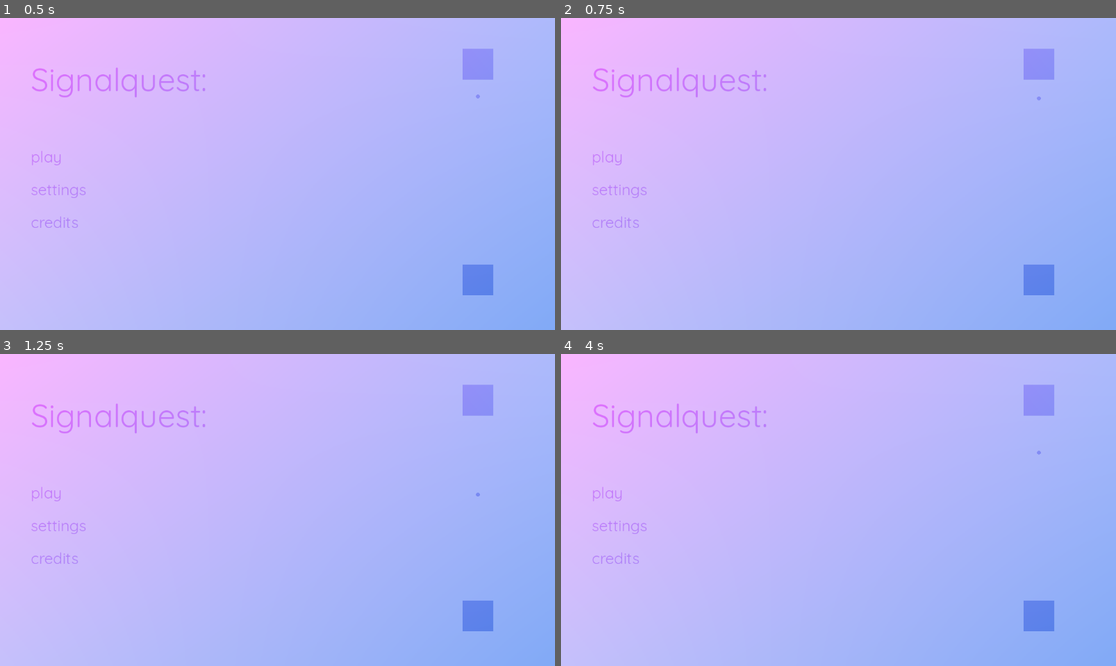
Above: before the commit, frames 1-4 (two rows, left to right).
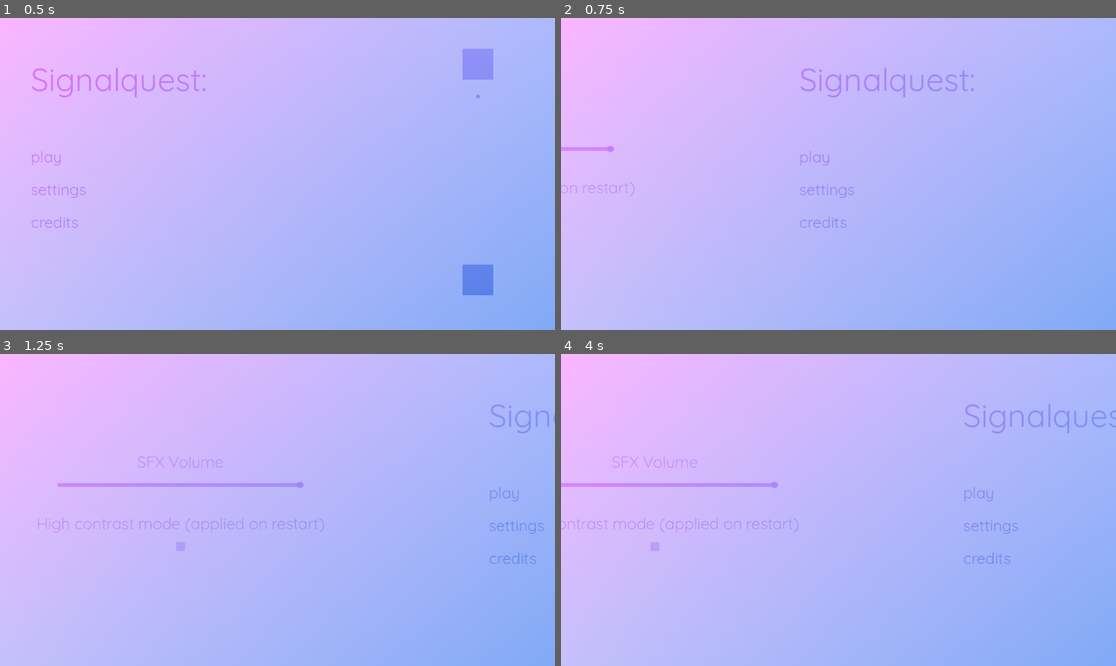
Above: after the commit, the same moments.

Repository: Username4D/signal_quest
Game: Godot game, scene res://scenes/main_menu.tscn
The game is run twice, just before and just after one commit, with the same random seed, the same clock (stepped at 60 frames per second) and the same inputs.
Inputs (mouse positions are in pixels of both pictures, inside the frame that each line leads up to):
- Up to frame 1 (0.5 s): no input
- Up to frame 2 (0.75 s): click "settings" at 0.5 s
- Up to frame 3 (1.25 s): no input
- Up to frame 4 (4 s): click (588, 385) at 1.25 s, where only the run after the commit has a clickable "back"; click "play" at 2 s; click "back" at 2.75 s; click "settings" at 3.5 s

Frame 1 is identical in both runs. In frame 2, 2.8% of the frame differs, in the area x 0-89%, y 9-89%; in frame 3, 3.1%; in frame 4, 3.2%, in the area x 0-100%, y 9-89%.

Commit message:
added settings menu, integrated settings menu with save_manager, added code to apply settings

Diff:
--- a/project.godot
+++ b/project.godot
@@ -68,33 +68,33 @@
 
 topleft={
 "type": "vec4",
-"value": Vector4(0.5, 0.5, 0, 1)
+"value": Vector4(1, 1, 1, 1)
 }
 topright={
 "type": "vec4",
-"value": Vector4(0.5, 0, 0.5, 1)
+"value": Vector4(1, 1, 1, 1)
 }
 bottomleft={
 "type": "vec4",
-"value": Vector4(1, 0, 0, 1)
+"value": Vector4(1, 1, 1, 1)
 }
 bottomright={
 "type": "vec4",
-"value": Vector4(0, 0, 1, 1)
+"value": Vector4(1, 1, 1, 1)
 }
 topleftbg={
 "type": "vec4",
-"value": Vector4(0, 0.5, 0.5, 1)
+"value": Vector4(0, 0, 0, 1)
 }
 toprightbg={
 "type": "vec4",
-"value": Vector4(0.5, 0.5, 0, 1)
+"value": Vector4(0, 0, 0, 1)
 }
 bottomleftbg={
 "type": "vec4",
-"value": Vector4(0, 1, 0, 1)
+"value": Vector4(0, 0, 0, 1)
 }
 bottomrightbg={
 "type": "vec4",
-"value": Vector4(0, 1, 0, 1)
+"value": Vector4(0, 0, 0, 1)
 }
--- a/scenes/main_menu.tscn
+++ b/scenes/main_menu.tscn
@@ -1,10 +1,11 @@
-[gd_scene load_steps=20 format=3 uid="uid://dfrtywmnvxhtp"]
+[gd_scene load_steps=21 format=3 uid="uid://dfrtywmnvxhtp"]
 
 [ext_resource type="Script" uid="uid://c4dp8el6n5xsq" path="res://scripts/main_menu.gd" id="1_l6cm7"]
 [ext_resource type="Shader" uid="uid://b1qnwyojwnbjx" path="res://resources/gradient.gdshader" id="2_ekxnf"]
 [ext_resource type="FontFile" uid="uid://14dupcwgowyv" path="res://assets/Quicksand-VariableFont_wght.ttf" id="3_bqqt6"]
 [ext_resource type="PackedScene" uid="uid://dxmotkl4kj0te" path="res://scenes/signal.tscn" id="4_8ln24"]
 [ext_resource type="PackedScene" uid="uid://3gg7kmtytfne" path="res://scenes/wall.tscn" id="5_rtw2f"]
+[ext_resource type="PackedScene" uid="uid://jli7j4sh0fla" path="res://scenes/settings_menu.tscn" id="6_rtw2f"]
 
 [sub_resource type="ShaderMaterial" id="ShaderMaterial_bqqt6"]
 shader = ExtResource("2_ekxnf")
@@ -152,6 +153,23 @@
 text = "back"
 alignment = 0
 
+[node name="credits_back2" type="Button" parent="."]
+material = SubResource("ShaderMaterial_wu84c")
+custom_minimum_size = Vector2(0, 64)
+offset_left = -1120.0
+offset_top = 32.0
+offset_right = -672.0
+offset_bottom = 96.0
+theme_override_fonts/font = SubResource("FontVariation_8ln24")
+theme_override_font_sizes/font_size = 32
+theme_override_styles/normal = SubResource("StyleBoxEmpty_bqqt6")
+theme_override_styles/pressed = SubResource("StyleBoxFlat_wu84c")
+theme_override_styles/hover = SubResource("StyleBoxEmpty_8ln24")
+theme_override_styles/disabled = SubResource("StyleBoxEmpty_rtw2f")
+theme_override_styles/focus = SubResource("StyleBoxEmpty_oa1go")
+text = "back"
+alignment = 0
+
 [node name="ScrollContainer" type="ScrollContainer" parent="."]
 offset_left = 1184.0
 offset_top = 96.0
@@ -211,6 +229,11 @@
 position = Vector2(992, 288)
 rotation_virtual = -90
 
+[node name="settings_menu" parent="." instance=ExtResource("6_rtw2f")]
+position = Vector2(-1152, 0)
+
 [connection signal="pressed" from="buttons/play" to="." method="_on_play_pressed"]
+[connection signal="pressed" from="buttons/settings" to="." method="_on_settings_pressed"]
 [connection signal="pressed" from="buttons/credits" to="." method="_on_credits_pressed"]
 [connection signal="pressed" from="credits_back" to="." method="_on_credits_back_pressed"]
+[connection signal="pressed" from="credits_back2" to="." method="_on_credits_back_2_pressed"]
--- /dev/null
+++ b/scenes/settings_menu.tscn
@@ -0,0 +1,63 @@
+[gd_scene load_steps=7 format=3 uid="uid://jli7j4sh0fla"]
+
+[ext_resource type="FontFile" uid="uid://14dupcwgowyv" path="res://assets/Quicksand-VariableFont_wght.ttf" id="1_05p07"]
+[ext_resource type="Shader" uid="uid://b1qnwyojwnbjx" path="res://resources/gradient.gdshader" id="1_cr101"]
+[ext_resource type="Script" uid="uid://b6rj8euose4xf" path="res://scripts/settings_menu.gd" id="1_wswnh"]
+
+[sub_resource type="ShaderMaterial" id="ShaderMaterial_wswnh"]
+shader = ExtResource("1_cr101")
+shader_parameter/background = false
+
+[sub_resource type="LabelSettings" id="LabelSettings_cr101"]
+font = ExtResource("1_05p07")
+font_size = 33
+
+[sub_resource type="StyleBoxEmpty" id="StyleBoxEmpty_05p07"]
+
+[node name="settings_menu" type="Node2D"]
+script = ExtResource("1_wswnh")
+
+[node name="label_volume" type="Label" parent="."]
+material = SubResource("ShaderMaterial_wswnh")
+offset_top = 192.0
+offset_right = 1152.0
+offset_bottom = 256.0
+text = "SFX Volume"
+label_settings = SubResource("LabelSettings_cr101")
+horizontal_alignment = 1
+vertical_alignment = 1
+
+[node name="label_hcm" type="Label" parent="."]
+material = SubResource("ShaderMaterial_wswnh")
+offset_top = 320.0
+offset_right = 1152.0
+offset_bottom = 384.0
+text = "High contrast mode (applied on restart)"
+label_settings = SubResource("LabelSettings_cr101")
+horizontal_alignment = 1
+vertical_alignment = 1
+
+[node name="volume" type="HSlider" parent="."]
+modulate = Color(11.637973, 18.892157, 18.892157, 1)
+material = SubResource("ShaderMaterial_wswnh")
+offset_left = 320.0
+offset_top = 256.0
+offset_right = 832.0
+offset_bottom = 288.0
+max_value = 1.0
+step = 0.1
+
+[node name="CheckBox" type="CheckBox" parent="."]
+self_modulate = Color(18.892157, 18.892157, 18.892157, 1)
+material = SubResource("ShaderMaterial_wswnh")
+offset_left = 560.0
+offset_top = 384.0
+offset_right = 584.0
+offset_bottom = 408.0
+scale = Vector2(1.333, 1.333)
+theme_override_styles/focus = SubResource("StyleBoxEmpty_05p07")
+icon_alignment = 1
+
+[connection signal="drag_ended" from="volume" to="." method="update"]
+[connection signal="value_changed" from="volume" to="." method="_on_volume_value_changed"]
+[connection signal="button_up" from="CheckBox" to="." method="update"]
--- a/scripts/audio_handler.gd
+++ b/scripts/audio_handler.gd
@@ -5,6 +5,7 @@
 func request(audio: String, host: Node):
 	var stream = AudioStreamPlayer.new()
 	stream.stream = AudioStreamWAV.load_from_file(sounds[audio])
+	stream.volume_linear = save_manager.sfx_volume
 	if audio == "start":
 		stream.volume_db -= 16
 	host.add_child.call_deferred(stream)
--- a/scripts/level.gd
+++ b/scripts/level.gd
@@ -21,10 +21,11 @@
 func _ready() -> void:
 	gameplay_handler.inventory = inventory
 	var ident = ["topleft", "topright", "bottomleft", "bottomright"]
-	for i in range(0,4):
-		RenderingServer.global_shader_parameter_set(ident[i], colors[i])
-	for i in range(0,4):
-		RenderingServer.global_shader_parameter_set(ident[i] + "bg", colorsbg[i])
+	if not save_manager.high_contrast_mode:
+		for i in range(0,4):
+			RenderingServer.global_shader_parameter_set(ident[i], colors[i])
+		for i in range(0,4):
+			RenderingServer.global_shader_parameter_set(ident[i] + "bg", colorsbg[i])
 	build.emit()
 	for i in $conversions.get_children():
 		i.queue_free()
--- a/scripts/main_menu.gd
+++ b/scripts/main_menu.gd
@@ -10,10 +10,11 @@
 	var scheme = colors_schemes[scheme_id]
 	var schemebg = colors_schemes_bg[scheme_id]
 	var ident = ["topleft", "topright", "bottomleft", "bottomright"]
-	for i in range(0,4):
-		RenderingServer.global_shader_parameter_set(ident[i], scheme[i])
-	for i in range(0,4):
-		RenderingServer.global_shader_parameter_set(ident[i] + "bg", schemebg[i])
+	if save_manager.high_contrast_mode != true:
+		for i in range(0,4):
+			RenderingServer.global_shader_parameter_set(ident[i], scheme[i])
+		for i in range(0,4):
+			RenderingServer.global_shader_parameter_set(ident[i] + "bg", schemebg[i])
 	transition_in()
 
 func _on_play_pressed() -> void:
@@ -53,3 +54,12 @@
 		await get_tree().process_frame
 		print(timer.time_left)
 	return
+
+
+func _on_credits_back_2_pressed() -> void:
+	$Camera2D.position.x += 1152
+
+
+
+func _on_settings_pressed() -> void:
+	$Camera2D.position.x -= 1152
--- a/scripts/save_manager.gd
+++ b/scripts/save_manager.gd
@@ -1,7 +1,7 @@
 extends Node
 
 var max_level = 0
-var sfx_volume = 100
+var sfx_volume = 1
 var high_contrast_mode = false
 
 func _ready() -> void:
@@ -10,7 +10,7 @@
 		var content = file.get_var()
 		max_level = content["max_level"]
 		sfx_volume = content["sfx_volume"]
-		high_contrast_mode = ["high_contrast_mode"]
+		high_contrast_mode = content["high_contrast_mode"]
 		file.close()
 func save():
 	var file = FileAccess.open("user://userdata.dat", FileAccess.WRITE)
--- /dev/null
+++ b/scripts/settings_menu.gd
@@ -0,0 +1,17 @@
+extends Node2D
+
+func _ready() -> void:
+	$CheckBox.button_pressed = save_manager.high_contrast_mode
+	$volume.value = save_manager.sfx_volume
+func update():
+	save_manager.high_contrast_mode = $CheckBox.button_pressed
+	save_manager.sfx_volume = $volume.value
+	save_manager.save()
+	print("lol")
+
+
+func _on_volume_value_changed(value: float) -> void:
+	save_manager.high_contrast_mode = $CheckBox.button_pressed
+	save_manager.sfx_volume = $volume.value
+	save_manager.save()
+	print("lol")
Not shown, added: scripts/settings_menu.gd.uid
